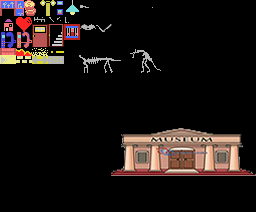
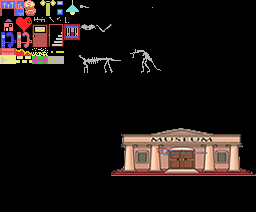
Two versions of the same layered image (256x212). Layer-by-layer changes:
painted on "Capa 38" over <box>32,56,48,64</box>
